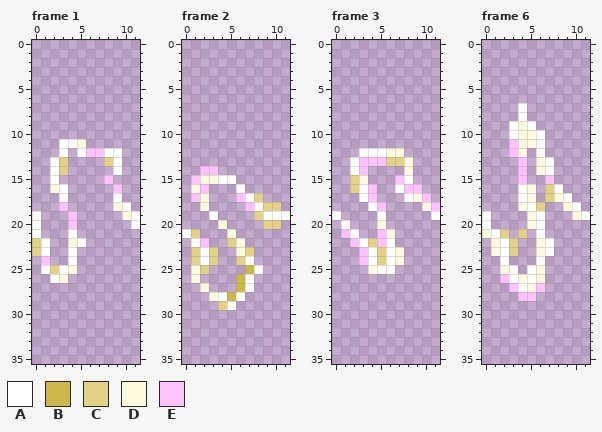
Pixel-art file: games/Phaser-Snake-Game/public/assets/sprites/boostTrailX01.aseprite. Above: the version before the commit.
12x36 pixels, 10 frames. Shown: frame 1, frame 2, frame 3, frame 6. The commit also changed other frames, which this record leaves out.
Palette (. is transparent): A #ffffff  B #ccb74a  C #e1d287  D #fdfae0  E #ffc2ff
Pixels before, frame 1, first column x 0:
11 ...AAD......
12 ...A.AEEAA..
13 ..AC....CA..
14 ..AC.....A..
15 ..A.....E...
16 ..DA.....E..
17 ...A.....A..
18 ...E.....DA.
19 A...E.....DA
20 A...E......A
21 A...A.......
22 CA..DA......
23 CA..A.......
24 .E..A.......
25 .ACAD.......
26 ..AD........
Pixels before, frame 2, first column x 0:
14 ..EE........
15 .EDDAA......
16 .DE...A.....
17 .ED...EAC...
18 ..D....EACC.
19 ...A....CAAA
20 ....D....CC.
21 AC...D......
22 .AE..CD.....
23 .CAC..DC....
24 .CAC..CA....
25 .DC....BA...
26 .D....BA....
27 ..D...BA....
28 ...DABA.....
29 ....CA......
Pixels before, frame 3, first column x 0:
12 ...AAADD....
13 ..AEEECCD...
14 ..AE....D...
15 ..CD...EA...
16 ..CAE..AEE..
17 ...AE...ADE.
18 ....AE....DE
19 A....A.....A
20 .A...D......
21 .EA..ED.....
22 ..EACEA.....
23 ...EACAD....
24 ...EACAD....
25 ....DAA.....
Pixels before, frame 6, first column x 0:
 7 ....A.......
 8 ....A.......
 9 ...ADA......
10 ...ADDA.....
11 ...EDDA.....
12 ...ED.A.....
13 ....E.DA....
14 ....E.DA....
15 ....E..E....
16 ....AD.CA...
17 ....AD.CDA..
18 ....DAC..DA.
19 A....DA...DA
20 A....DA.....
21 DAC.C.A.....
22 .DAC..DA....
23 .DAC..DA....
24 ..A...A.....
25 ..DA.AD.....
26 ..EADAD.....
27 ...EADE.....
28 ....EE......
The result:
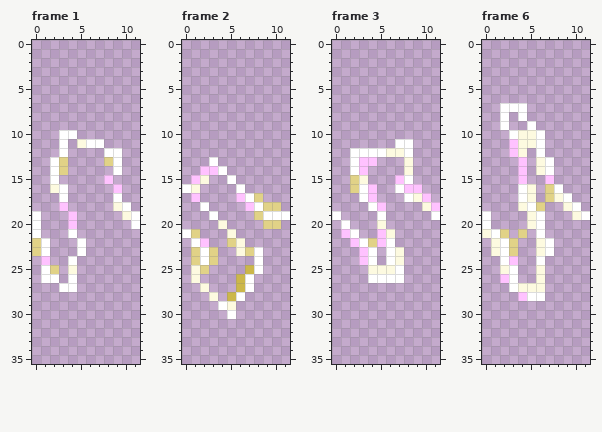
Changes in this commit:
Frame 1:
y 10: x 3..4 .. -> AA
y 11: x 4 A -> .; x 6..7 .. -> AA
y 12: x 5..7 AEE -> ...
y 22: x 4 D -> .
y 23: x 4..5 A. -> .A
y 25: x 3 A -> .
y 26: x 1 . -> A; x 3..4 D. -> .A
y 27: x 3..4 .. -> AA
Frame 2:
y 13: x 3 . -> A
y 14: x 4 . -> A
y 15: x 3..4 DA -> ..
y 16: x 0 . -> A; x 2 E -> .
y 17: x 2 D -> .
y 18: x 2 D -> A
y 23: x 8 . -> A
y 24: x 6..8 CA. -> ..A
y 28: x 4 A -> .
y 29: x 4..5 CA -> AD
y 30: x 5 . -> A
Frame 3:
y 11: x 7..8 .. -> AA
y 12: x 2 . -> A; x 8 . -> A
y 13: x 5..7 ECC -> ...
y 23..24: x 5 C -> .
y 25: x 5..7 AA. -> DDA
y 26: x 4..7 .... -> AAAA
Frame 6:
y 7: x 2..3 .. -> AA
y 8: x 2 . -> A
y 9: x 2..4 .AD -> A..
y 24: x 3 . -> E
y 25: x 5 A -> .
y 26: x 4..5 DA -> ..
y 27: x 3..4 EA -> AD; x 6 E -> D
y 28: x 5..6 E. -> AA
Boxes around the changes in both pictures, in picture pixels (x1, y1, x2, y2):
changed: (59, 130, 104, 157)
changed: (41, 238, 86, 292)
changed: (182, 157, 227, 211)
changed: (218, 247, 263, 319)
changed: (350, 139, 413, 166)
changed: (368, 247, 404, 283)
changed: (500, 103, 527, 130)
changed: (509, 256, 545, 301)
